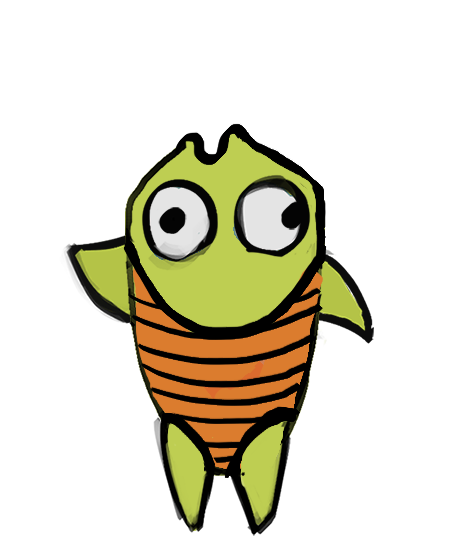
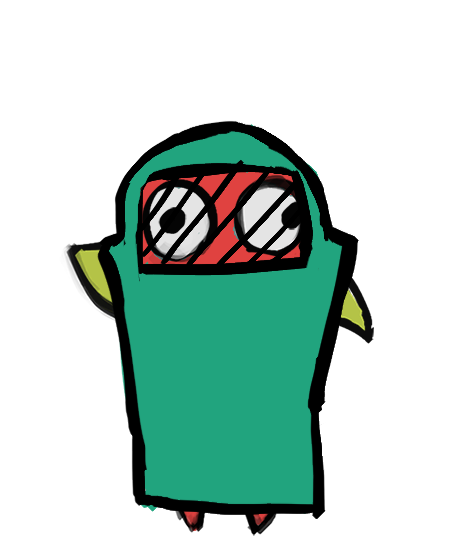
Two versions of the same layered image (450 x 540). Layer-by-layer changes:
hid "Layer 11" over left=123, top=211, right=327, bottom=479
hid "Layer 12" over left=132, top=265, right=323, bottom=469
added layer "Layer 13" above "Layer 14" over left=97, top=120, right=359, bottom=519
added layer "Layer 14" above "hat" over left=102, top=123, right=350, bottom=514
painted on "Layer 3" over left=161, top=409, right=291, bottom=478
painted on "Layer 4 copy" over left=125, top=128, right=325, bottom=531
